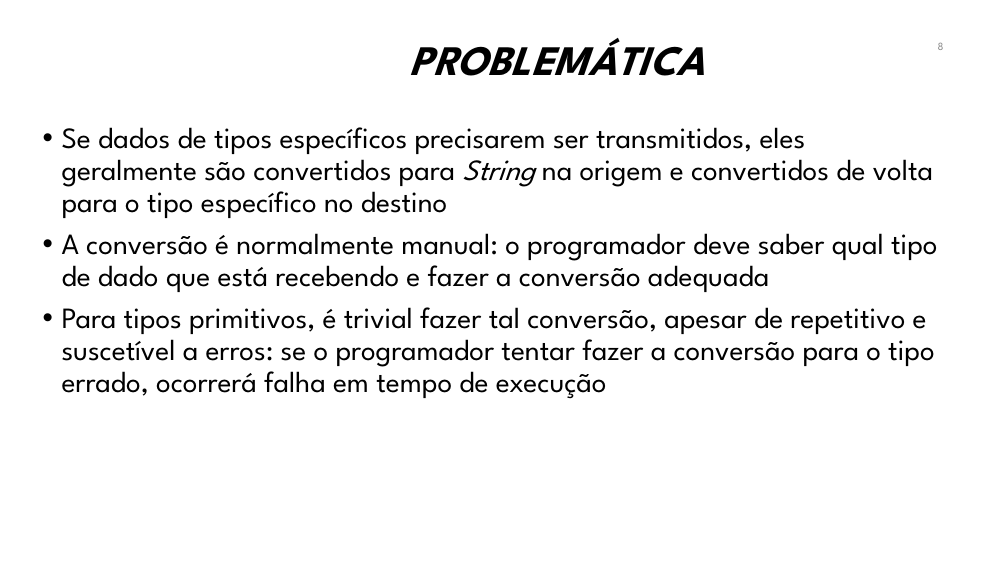
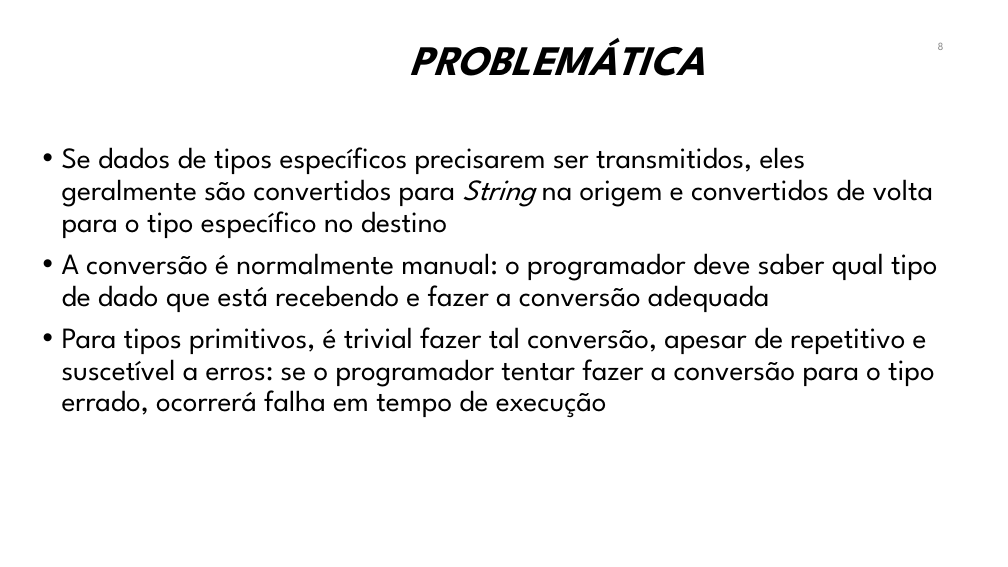
Before and after one commit to manoelcampos/sistemas-distribuidos, a slide deck: slide 8 of projects/08-webservices/webservices.pptx. Drawn at 1008x567 pixels with LibreOffice and Linux fonts; fonts in the diff are those of the drawing; background and template pictures are left out. Boxes give left, top, right and bottom in pixels: in the first picture for what was removed or moved away, otherwise in the second. Text is boxed around its words. In the diff, an @@ line names an element or a change of style, - is before the commit and + after.

```diff
--- a/projects/08-webservices/webservices.pptx
+++ b/projects/08-webservices/webservices.pptx
@@ text "Se dados de tipos específicos ...": place and size @@
-text "Se dados de tipos específicos ..." at [62,127,938,399]
+text "Se dados de tipos específicos ..." at [62,147,938,418]
```
Also in this commit, not shown: 8 other slides changed, 1 slide added.
